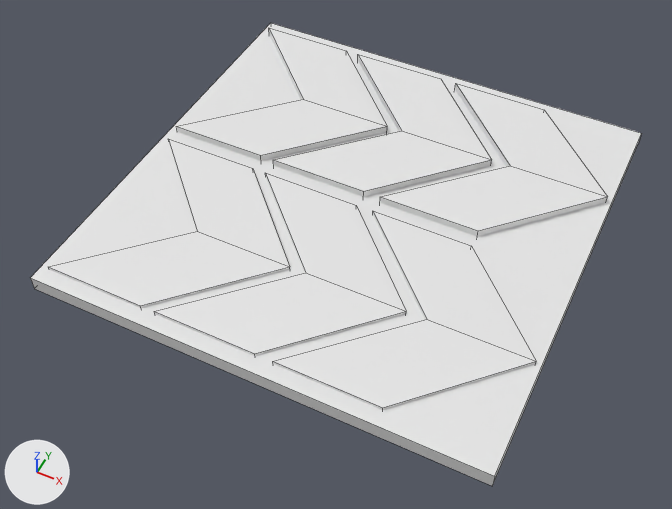
The FBX model Beyond The Line/Assets/Models/SPEEDPAD.fbx: old version first, new version second.
Rendered twice from a 50 mm lens placed at (3599.2, 3622.8, 142.5), pointed at (3538.9, 3743.4, -8.3). Lighting does not change. The marker at lower left points along +X, +Y and +Z. Mesh edges are drawn as thin lines. Where no turn or scale is listed for an object, it has been applied to the vertices.

Before the edit, the objects in view are built like this:
```python
me_cube_001 = bpy.data.meshes.new('Cube.001')
me_cube_001.from_pydata(...)  # 80 vertices, 66 faces; spans x -49.1..49.3, y -49.1..49.3, z -2.3..2.8
# faces by material slot: [6, 60]
me_cube_001.materials.append(mat_material_003)  # white #e7e7e7
me_cube_001.materials.append(mat_speed)  # white #e7e7e7
ob_cube_001 = bpy.data.objects.new('Cube.001', me_cube_001)
ob_cube_001.location = (3539.4, 3752.9, -1.0)
```
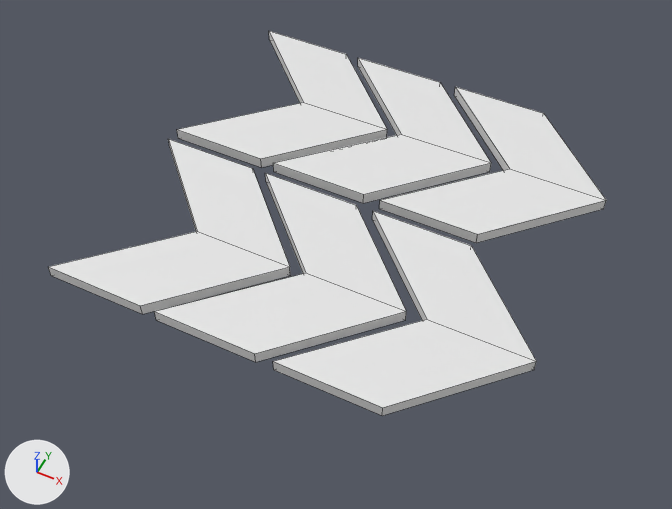
Pixel boxes [x1, y1, x2, y2] of what changed, in the pictures (672 x 509 px; the box of a moved part takes in the faces that stretch with it):
'Cube.001', reshaped (9% narrower, 17% shorter)
    before: [31, 23, 641, 486]
    after: [48, 31, 606, 416]
part 1 of me_cube_001, moved or reshaped
    before: [176, 28, 387, 161]
    after: [177, 31, 387, 168]
part 2 of me_cube_001, moved or reshaped
    before: [273, 54, 492, 197]
    after: [273, 58, 491, 203]
part 3 of me_cube_001, moved or reshaped
    before: [380, 84, 607, 236]
    after: [380, 87, 606, 243]
part 4 of me_cube_001, deleted
    before: [31, 23, 641, 486]

The change, as a list of edits to the scene's bpy script:
```text
Change me_cube_001:
    where me_cube_001.from_pydata(...)  # 80 vertices, 66 faces; spans x -49.1..49.3, y -49.1..49.3, z -2.3..2.8
    used by ob_cube_001; location = (3539.4, 3752.9, -1.0)
    remove me_cube_001.materials.append(mat_material_003)  # white #e7e7e7
    me_cube_001 part 1: the loose piece of 12 vertices spanning x -47.2..-3.7, y 1.6..45.2, z 0.1..2.8 is moved by (0.0, 0.0, -1.0)
    me_cube_001 part 2: the loose piece of 12 vertices spanning x -21.7..21.9, y 1.6..45.2, z 0.1..2.8 is moved by (0.0, 0.0, -1.0)
    me_cube_001 part 3: the loose piece of 12 vertices spanning x 4.6..48.1, y 1.6..45.2, z 0.1..2.8 is moved by (0.0, 0.0, -1.0)
    me_cube_001 part 4: the loose piece of 8 vertices spanning x -49.1..49.3, y -49.1..49.3, z -2.3..1.0 is deleted
```
